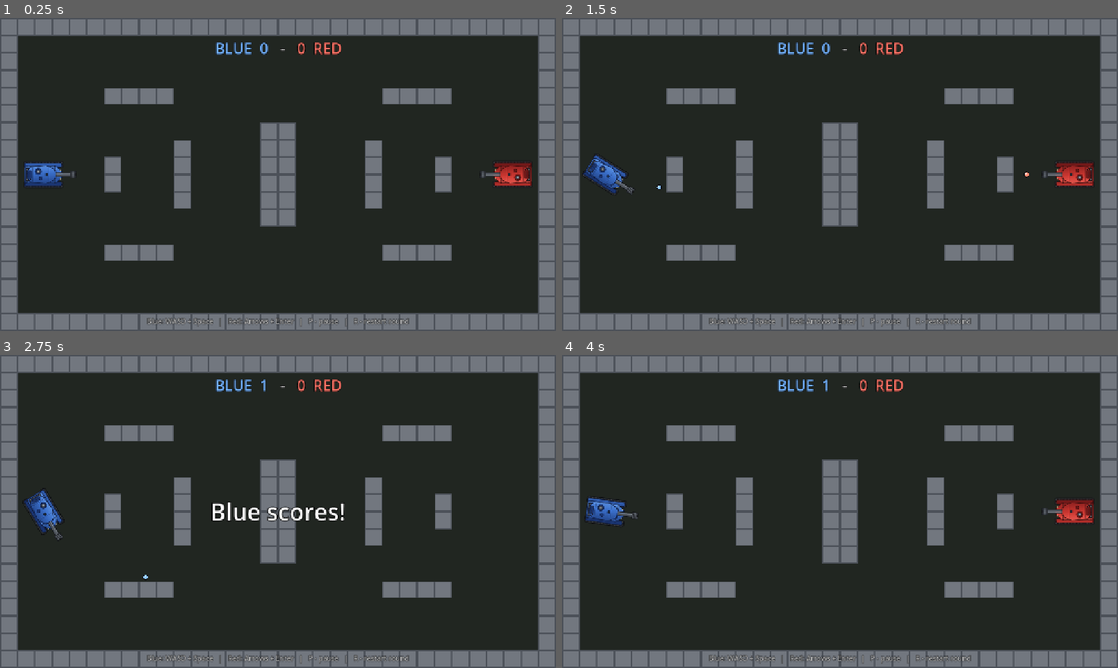
Above: before the commit, frames 1-4 (two rows, left to right).
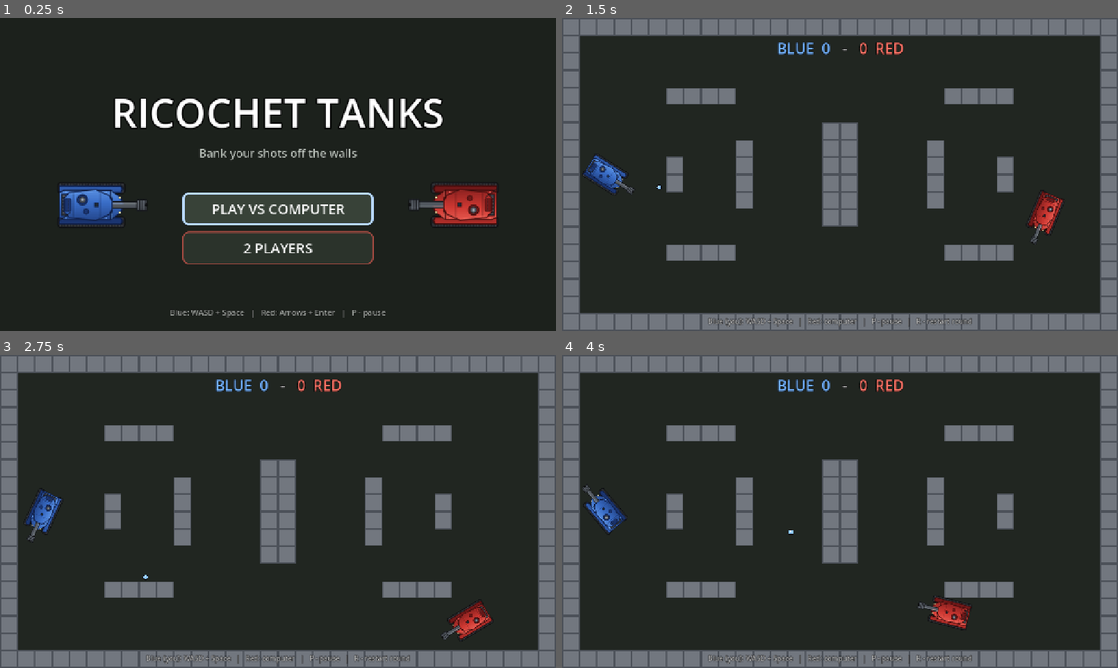
Above: after the commit, the same moments.

Repository: TimDev7/tank-game
Game: Godot game, scene res://game/menu/main_menu.tscn
Two runs of this game, one before a commit and one after it. Both use one fixed random seed, a clock stepped at 60 frames per second and the inputs below. Before the commit the project starts from res://game/match/match.tscn.
Inputs (mouse positions are in pixels of both pictures, inside the frame that each line leads up to):
- Up to frame 1 (0.25 s): no input
- Up to frame 2 (1.5 s): click (840, 208) at 0.5 s, where only the run after the commit has a clickable "PLAY VS COMPUTER"; tap Enter at 1.25 s; move the mouse to (962, 158) at 1.27 s; hold D (p1_right) from 1.28 s (still down); tap Space (p1_fire) at 1.35 s; click (962, 158) at 1.42 s
- Up to frame 3 (2.75 s): release D (p1_right) at 2 s; drag from (166, 527) to (250, 574) at 2.02 s
- Up to frame 4 (4 s): move the mouse to (895, 442) at 2.77 s; hold D (p1_right) 2.78-3.5 s; hold Shift 2.78-3.5 s; click (895, 442) at 2.92 s; drag from (812, 574) to (673, 464) at 3.52 s

The runs differ from the first frame. In frame 1, 35% of the frame differs, in the area x 0-100%, y 0-100%; in frame 2, 1.4%; in frame 3, 2.2%; in frame 4, 2.0%.

Commit message:
Add main menu (vs computer / 2 players), set as main scene, fix menu layout
- game/menu/main_menu.tscn: one-click start per CrazyGames rule
- M returns to menu from pause / match end
- verified in Chrome: menu -> Enter -> match vs AI

Co-Authored-By: Claude Sonnet 5.5 <noreply@anthropic.com>

Diff:
--- a/game/menu/main_menu.gd
+++ b/game/menu/main_menu.gd
@@ -29,7 +29,7 @@
 
 
 func _ready() -> void:
-	set_anchors_preset(Control.PRESET_FULL_RECT)
+	set_anchors_and_offsets_preset(Control.PRESET_FULL_RECT)
 	_build()
 	play_ai_button.grab_focus()
 
@@ -47,49 +47,43 @@
 func _build() -> void:
 	var bg := ColorRect.new()
 	bg.color = Color(0.11, 0.13, 0.11)
-	bg.set_anchors_preset(Control.PRESET_FULL_RECT)
+	bg.set_anchors_and_offsets_preset(Control.PRESET_FULL_RECT)
 	bg.mouse_filter = Control.MOUSE_FILTER_IGNORE
 	add_child(bg)
 
-	# рамка из тайлов арены не нужна — простой тёмный фон и два танка друг против друга
+	# два танка друг против друга по бокам (абсолютные позиции под 1280x720)
 	_add_tank(1, Vector2(210, 430), 0.0)
 	_add_tank(2, Vector2(1070, 430), PI)
 
-	var title := _label(game_title, 92, Color.WHITE)
-	title.set_anchors_preset(Control.PRESET_CENTER_TOP)
-	title.grow_horizontal = Control.GROW_DIRECTION_BOTH
-	title.offset_top = 90.0
-	add_child(title)
+	# вся вёрстка — одна вертикальная колонка по центру экрана
+	var column := VBoxContainer.new()
+	column.set_anchors_and_offsets_preset(Control.PRESET_FULL_RECT)
+	column.alignment = BoxContainer.ALIGNMENT_CENTER
+	column.add_theme_constant_override("separation", 14)
+	column.mouse_filter = Control.MOUSE_FILTER_IGNORE
+	add_child(column)
 
-	var subtitle := _label(tr("Bank your shots off the walls"), 26, Color(0.75, 0.78, 0.75))
-	subtitle.set_anchors_preset(Control.PRESET_CENTER_TOP)
-	subtitle.grow_horizontal = Control.GROW_DIRECTION_BOTH
-	subtitle.offset_top = 205.0
-	add_child(subtitle)
-
-	var box := VBoxContainer.new()
-	box.set_anchors_preset(Control.PRESET_CENTER)
-	box.grow_horizontal = Control.GROW_DIRECTION_BOTH
-	box.grow_vertical = Control.GROW_DIRECTION_BOTH
-	box.offset_top = 40.0
-	box.add_theme_constant_override("separation", 22)
-	add_child(box)
+	column.add_child(_label(game_title, 92, Color.WHITE))
+	column.add_child(_label(tr("Bank your shots off the walls"), 26, Color(0.75, 0.78, 0.75)))
+	var spacer := Control.new()
+	spacer.custom_minimum_size = Vector2(0, 44)
+	spacer.mouse_filter = Control.MOUSE_FILTER_IGNORE
+	column.add_child(spacer)
 
 	play_ai_button = _button(tr("PLAY VS COMPUTER"), BLUE)
 	play_ai_button.pressed.connect(start.bind(true))
-	box.add_child(play_ai_button)
+	column.add_child(play_ai_button)
 	play_pvp_button = _button(tr("2 PLAYERS"), RED)
 	play_pvp_button.pressed.connect(start.bind(false))
-	box.add_child(play_pvp_button)
+	column.add_child(play_pvp_button)
 
 	# фокус: вверх/вниз между кнопками, замыкаем по кругу
 	play_ai_button.focus_neighbor_top = play_pvp_button.get_path()
 	play_pvp_button.focus_neighbor_bottom = play_ai_button.get_path()
 
 	var hint := _label(tr("Blue: WASD + Space   |   Red: Arrows + Enter   |   P - pause"), 18, Color(0.7, 0.72, 0.7, 0.9))
-	hint.set_anchors_preset(Control.PRESET_CENTER_BOTTOM)
-	hint.grow_horizontal = Control.GROW_DIRECTION_BOTH
-	hint.grow_vertical = Control.GROW_DIRECTION_BEGIN
+	hint.set_anchors_and_offsets_preset(Control.PRESET_BOTTOM_WIDE)
+	hint.offset_top = -56.0
 	hint.offset_bottom = -26.0
 	add_child(hint)
 
@@ -126,6 +120,7 @@
 	var button := Button.new()
 	button.text = text
 	button.custom_minimum_size = Vector2(440, 76)
+	button.size_flags_horizontal = Control.SIZE_SHRINK_CENTER
 	button.focus_mode = Control.FOCUS_ALL
 	button.add_theme_font_size_override("font_size", 32)
 	button.add_theme_color_override("font_color", Color.WHITE)
--- /dev/null
+++ b/game/menu/main_menu.tscn
@@ -0,0 +1,8 @@
+[gd_scene format=3]
+
+[ext_resource type="Script" path="res://game/menu/main_menu.gd" id="1_5d27k"]
+
+[node name="MainMenu" type="Control" unique_id=1214437572]
+layout_mode = 3
+anchors_preset = 0
+script = ExtResource("1_5d27k")
--- a/project.godot
+++ b/project.godot
@@ -17,7 +17,7 @@
 config/name="CoreTemplate"
 config/description="III generation template"
 config/tags=PackedStringArray("2026", "completed", "template")
-run/main_scene="res://game/match/match.tscn"
+run/main_scene="res://game/menu/main_menu.tscn"
 config/features=PackedStringArray("4.7", "Mobile")
 boot_splash/bg_color=Color(0, 0, 0, 1)
 boot_splash/show_image=false
--- /dev/null
+++ b/tools/menu_selftest.tscn
@@ -0,0 +1,6 @@
+[gd_scene format=3]
+
+[ext_resource type="Script" path="res://tools/menu_selftest.gd" id="1_wcfh3"]
+
+[node name="MenuSelftest" type="Node" unique_id=1455688721]
+script = ExtResource("1_wcfh3")
